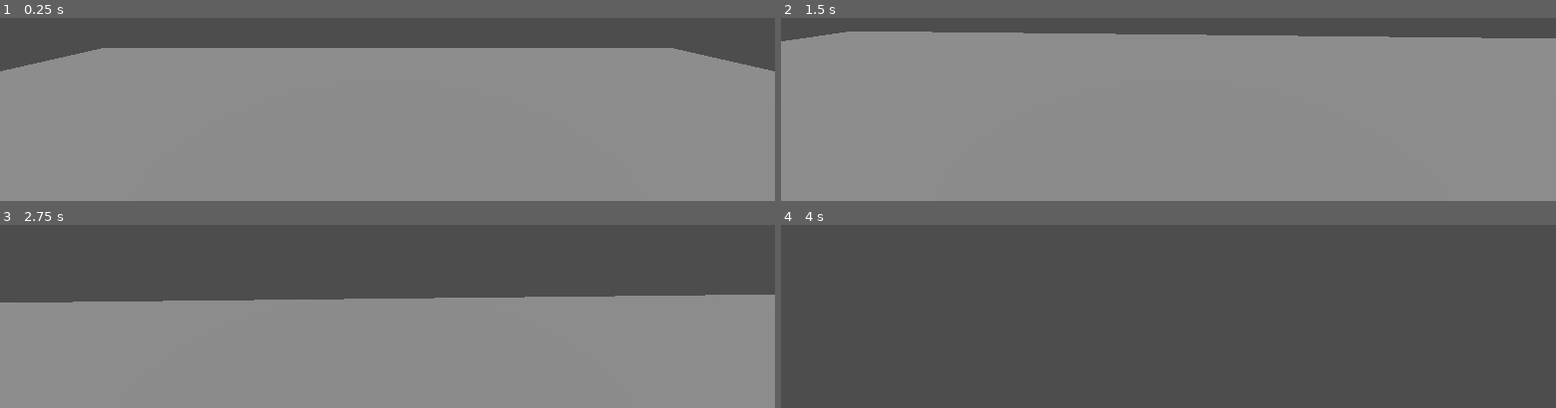
Above: before the commit, frames 1-4 (two rows, left to right).
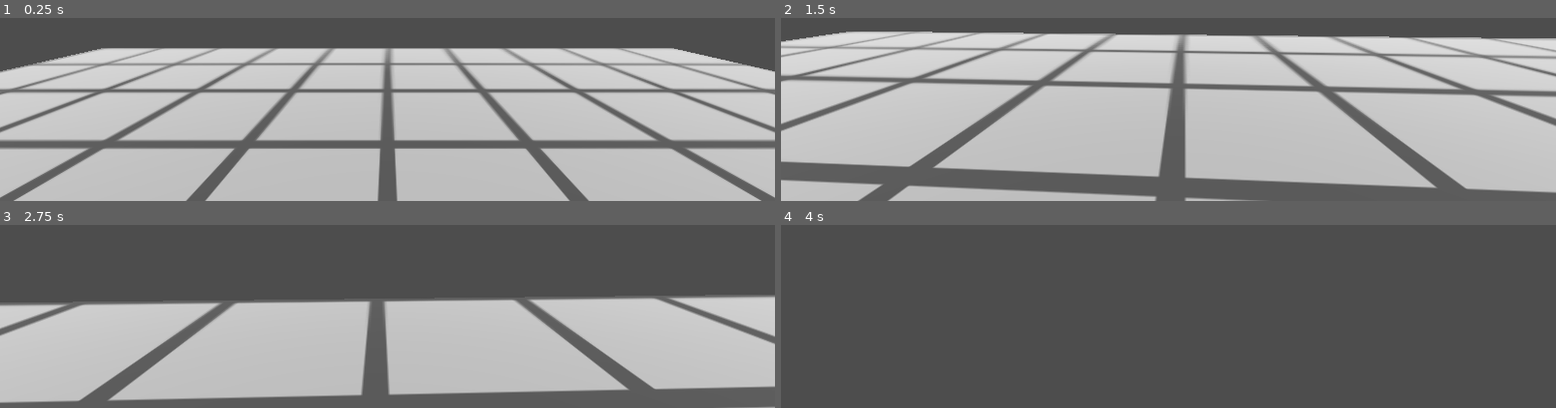
Above: after the commit, the same moments.

Repository: PixelWolf8976/Grapple-Gate
Game: Godot game, scene res://Objects/test_level.tscn
The game is run twice, just before and just after one commit, with the same random seed, the same clock (stepped at 60 frames per second) and the same inputs. The project has no main scene, so this scene is started directly.
Inputs (mouse positions are in pixels of both pictures, inside the frame that each line leads up to):
- Up to frame 1 (0.25 s): no input
- Up to frame 2 (1.5 s): move the mouse to (outside the picture) at 0.52 s; hold W (Walk Forward) from 0.53 s (still down); move the mouse to (outside the picture) at 1.27 s
- Up to frame 3 (2.75 s): keep holding W (Walk Forward); move the mouse to (outside the picture) at 2.02 s
- Up to frame 4 (4 s): keep holding W (Walk Forward); move the mouse to (outside the picture) at 2.77 s; move the mouse to (outside the picture) at 3.52 s

The runs differ from the first frame. In frame 1, 76% of the frame differs, in the area x 0-100%, y 16-100%; in frame 2, 86%, in the area x 0-100%, y 7-100%; in frame 3, 58%; in frame 4, nothing differs.

Commit message:
Added future textures and added esc to free mouse

Diff:
--- a/Objects/test_level.tscn
+++ b/Objects/test_level.tscn
@@ -1,10 +1,17 @@
-[gd_scene load_steps=5 format=3 uid="uid://qj3th8bjm2q0"]
+[gd_scene load_steps=7 format=3 uid="uid://qj3th8bjm2q0"]
 
 [ext_resource type="PackedScene" uid="uid://n4juafwlam4t" path="res://Objects/player.tscn" id="1_h42w3"]
+[ext_resource type="Texture2D" uid="uid://cjqvd2nhmimtw" path="res://Resources/PortGrap.png" id="1_wkuwy"]
 
 [sub_resource type="Environment" id="Environment_kd1rf"]
+volumetric_fog_length = 100.0
+
+[sub_resource type="StandardMaterial3D" id="StandardMaterial3D_1b3k3"]
+albedo_texture = ExtResource("1_wkuwy")
+uv1_scale = Vector3(10, 10, 10)
 
 [sub_resource type="PlaneMesh" id="PlaneMesh_oy2rr"]
+material = SubResource("StandardMaterial3D_1b3k3")
 
 [sub_resource type="ConcavePolygonShape3D" id="ConcavePolygonShape3D_nn2f5"]
 data = PackedVector3Array(1, 0, 1, -1, 0, 1, 1, 0, -1, -1, 0, 1, -1, 0, -1, 1, 0, -1)
--- a/Scripts/player.gd
+++ b/Scripts/player.gd
@@ -27,6 +27,11 @@
 	twistInput = 0.0
 	pitchInput = 0.0
 
+	if Input.is_action_just_pressed("ui_cancel") && Input.mouse_mode == Input.MOUSE_MODE_CAPTURED:
+		Input.set_mouse_mode(Input.MOUSE_MODE_VISIBLE)
+	elif Input.is_action_just_pressed("ui_cancel") && Input.mouse_mode == Input.MOUSE_MODE_VISIBLE:
+		Input.set_mouse_mode(Input.MOUSE_MODE_CAPTURED)
+
 func _unhandled_input(event: InputEvent):
 	if event is InputEventMouseMotion:
 		if Input.mouse_mode == Input.MOUSE_MODE_CAPTURED:
Binary file added: Resources/Grap.png
Not shown, added: Resources/Grap.png.import
Binary file added: Resources/Port.png
Not shown, added: Resources/Port.png.import
Binary file added: Resources/PortGrap.png
Not shown, added: Resources/PortGrap.png.import
